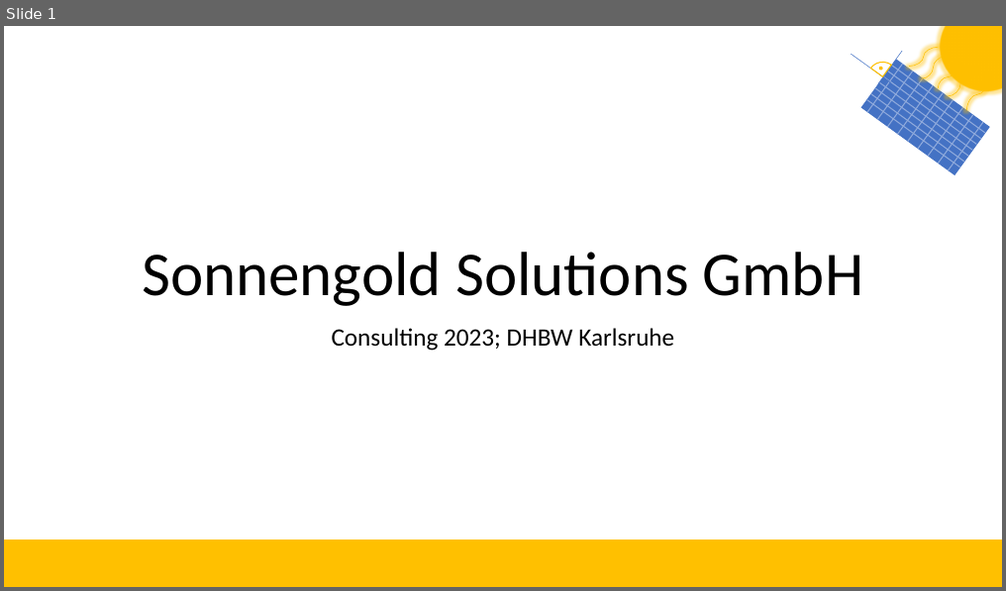
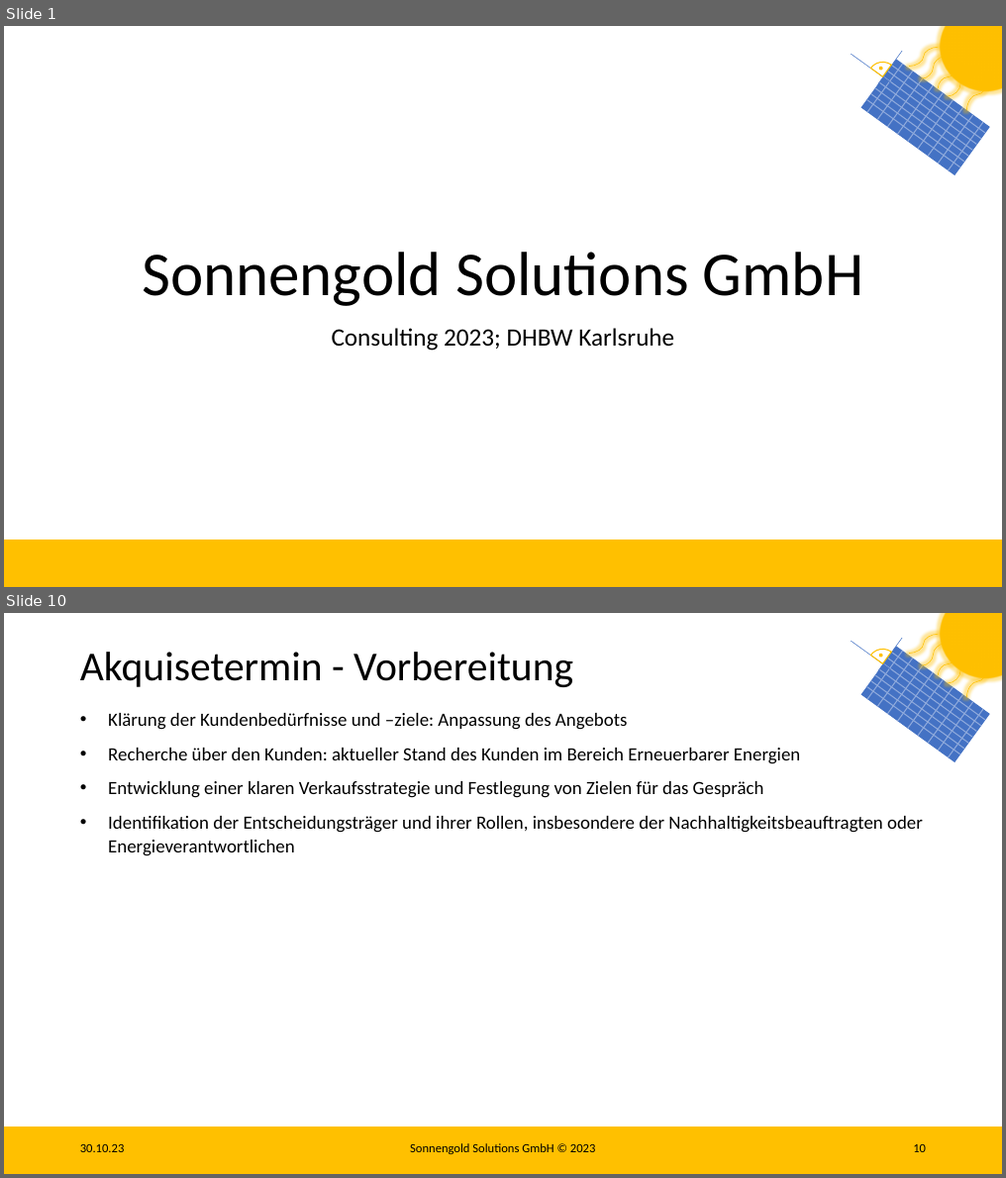
Before and after one commit to Lukas2104/sonnengold-solutions, a slide deck: ConsultingAbschlusspräsentation.pptx. Shown one above the other, each under a label of ours: slide 1 before the commit, slides 1 and 10 after it; the slides between them are not shown. The pictures are 1006x591 and 1006x1178 pixels, drawn with LibreOffice and Linux fonts; fonts in the diff are those of the drawing. Boxes give left, top, right and bottom in pixels: in the first picture for what was removed or moved away, otherwise in the second. Text is boxed around its words. In the diff, an @@ line names an element or a change of style, - is before the commit and + after.

```diff
--- a/ConsultingAbschlusspräsentation.pptx
+++ b/ConsultingAbschlusspräsentation.pptx
@@ slide 10 added at [4,613,1002,1174], background #FFFFFF; not listed: 28 template elements that a slide beside it also shows @@
@@ title added at [80,652,573,687], 39.6 pt, text #000000 @@
+Akquisetermin - Vorbereitung
@@ text added at [108,713,923,857], 18 pt, text #000000 @@
+• Klärung der Kundenbedürfnisse und –ziele: Anpassung des Angebots
+• Recherche über den Kunden: aktueller Stand des Kunden im Bereich Erneuerbarer Energien
+• Entwicklung einer klaren Verkaufsstrategie und Festlegung von Zielen für das Gespräch
+• Identifikation der Entscheidungsträger und ihrer Rollen, insbesondere der Nachhaltigkeitsbeauftragten oder Energieverantwortlichen
@@ text added at [80,1145,125,1153], 12 pt, text #000000 @@
+30.10.23
@@ text added at [410,1144,596,1155], 12 pt, text #000000 @@
+Sonnengold Solutions GmbH © 2023
@@ page number added at [913,1145,926,1153], 12 pt, text #000000 @@
+10
```
Also in this commit, not shown: 8 slides changed, 4 other slides added.
